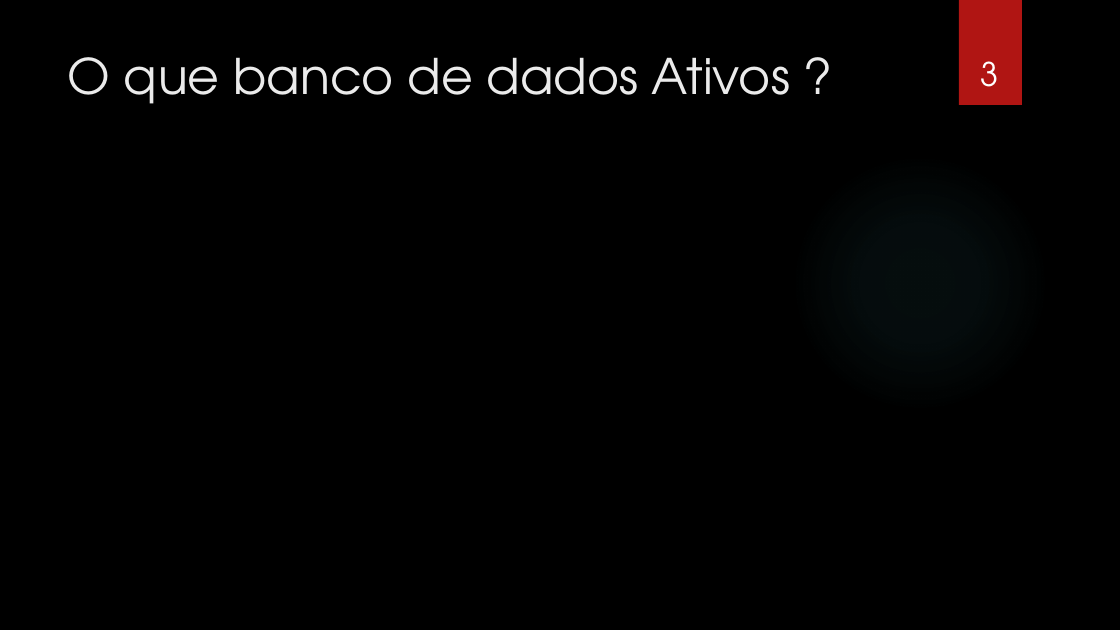
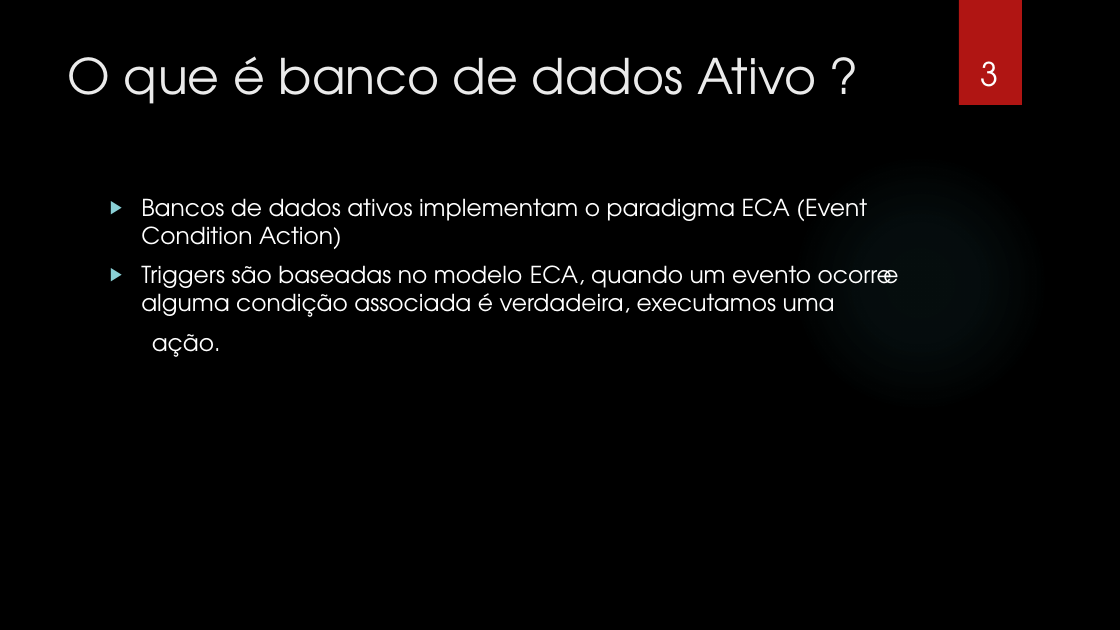
Before and after one commit to gorobaum/t2bd, a slide deck: slide 3 of apresentacao.pptx. Drawn at 1120x630 pixels with LibreOffice and Linux fonts; fonts in the diff are those of the drawing; background and template pictures are left out. Boxes give left, top, right and bottom in pixels: in the first picture for what was removed or moved away, otherwise in the second. Text is boxed around its words. In the diff, an @@ line names an element or a change of style, - is before the commit and + after.

```diff
--- a/apresentacao.pptx
+++ b/apresentacao.pptx
@@ title at (68, 56, 816, 104): text changed @@
-O que banco de dados Ativos ?
+O que é banco de dados Ativo ?
@@ text added at (141, 198, 867, 357), 20 pt, text #FFFFFF @@
+▶ Bancos de dados ativos implementam o paradigma ECA (Event Condition Action)
+▶ Triggers são baseadas no modelo ECA, quando um evento ocorre e alguma condição associada é verdadeira, executamos uma
+ação.
```
Also in this commit, not shown: 8 other slides changed, 3 slides added, 2 slides removed.
